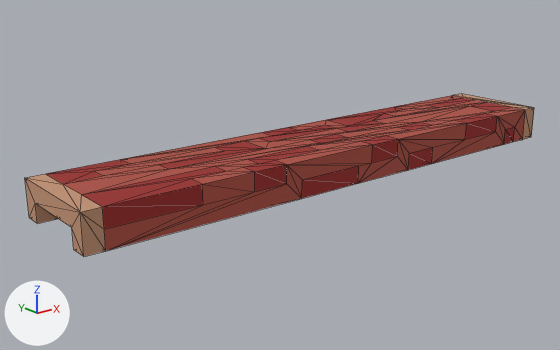
Two versions of the OBJ model Assets/Models/roady_cross_assets-16.obj, one commit apart.
One viewpoint serves both versions: a 50 mm lens placed at (4.26, -11.07, 1.3), pointed at (6.89, -7.78, -0.01). Lighting does not change. The marker at lower left points along +X, +Y and +Z. Mesh edges are drawn as thin lines. Where no turn or scale is listed for an object, it has been applied to the vertices. Vertices at the same position are counted once.

The scene before the commit, as lines of its bpy script (objects in view):
```python
me_untitled = bpy.data.meshes.new('Untitled')
me_untitled.from_pydata(...)  # 204 vertices, 404 faces; spans x 5.5..8.7, y -8.2..-7.6, z 0.0..0.2
me_untitled.materials.append(mat_palette)  # picture img_roady_cross_assets_16_png
ob_untitled = bpy.data.objects.new('Untitled', me_untitled)
ob_untitled.location = (0.0, 0.0, 0.0)
```
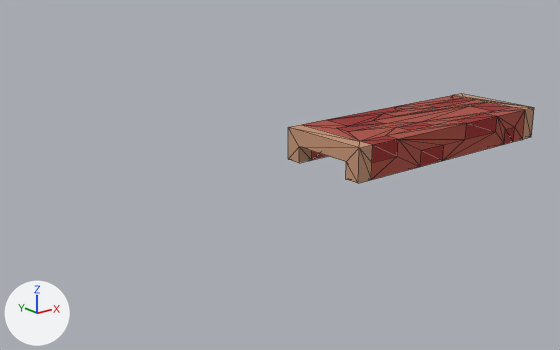
The newer file is also turned or shifted as a whole; pictures and numbers use the older file's frame.

Boxes (x1, y1, x2, y2) around the edits, measured in the pictures (560 x 350 px):
'Untitled', reshaped (52% narrower, 45% shorter): before (25, 94, 534, 257); after (288, 94, 534, 183)
part 1 of me_untitled, cut back: before (25, 120, 475, 257); after (288, 120, 475, 183)

The edits, one by one:
me_untitled is used by ob_untitled; location (0.0, 0.0, 0.0).
me_untitled had 204 vertices, 404 faces and spanned x 5.5..8.7, y -8.2..-7.6, z 0.0..0.2.
me_untitled now has 114 vertices, 224 faces and spans x 7.1..8.7, y -8.2..-7.6, z 0.0..0.2.
Part 1, on me_untitled:
99 vertices are removed from x 5.5..7.7, y -8.2..-7.6, z 0.0..0.2.
239 faces are deleted.
3 vertices in x 7.5..7.7, y -8.2, z 0.0..0.1 move by (0.1, 0.0, 0.0).
2 vertices move from x 6.9..7.0, y -8.1..-8.0, z 0.1 to x 7.2..7.6, y -8.1, z 0.0.
9 vertices are added at x 7.1..7.8, y -8.2..-7.6, z 0.0..0.2.
59 new faces join them.
